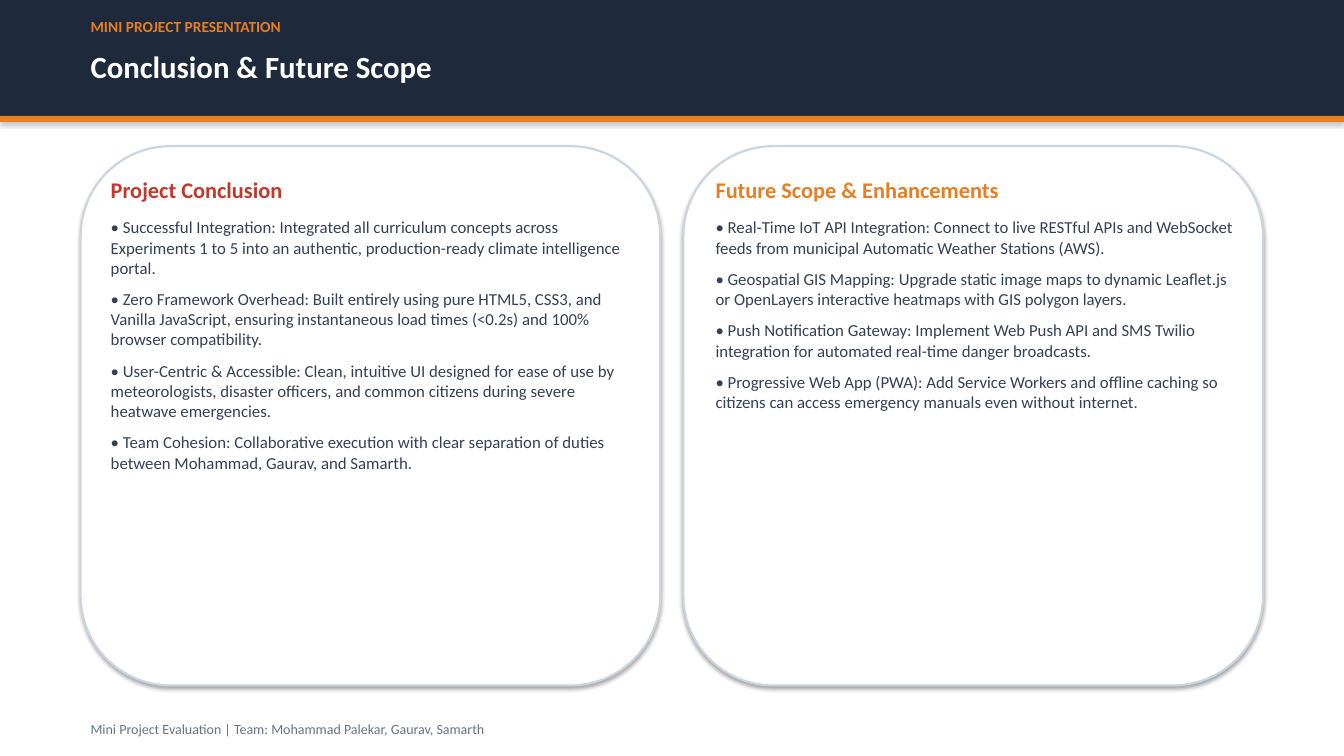
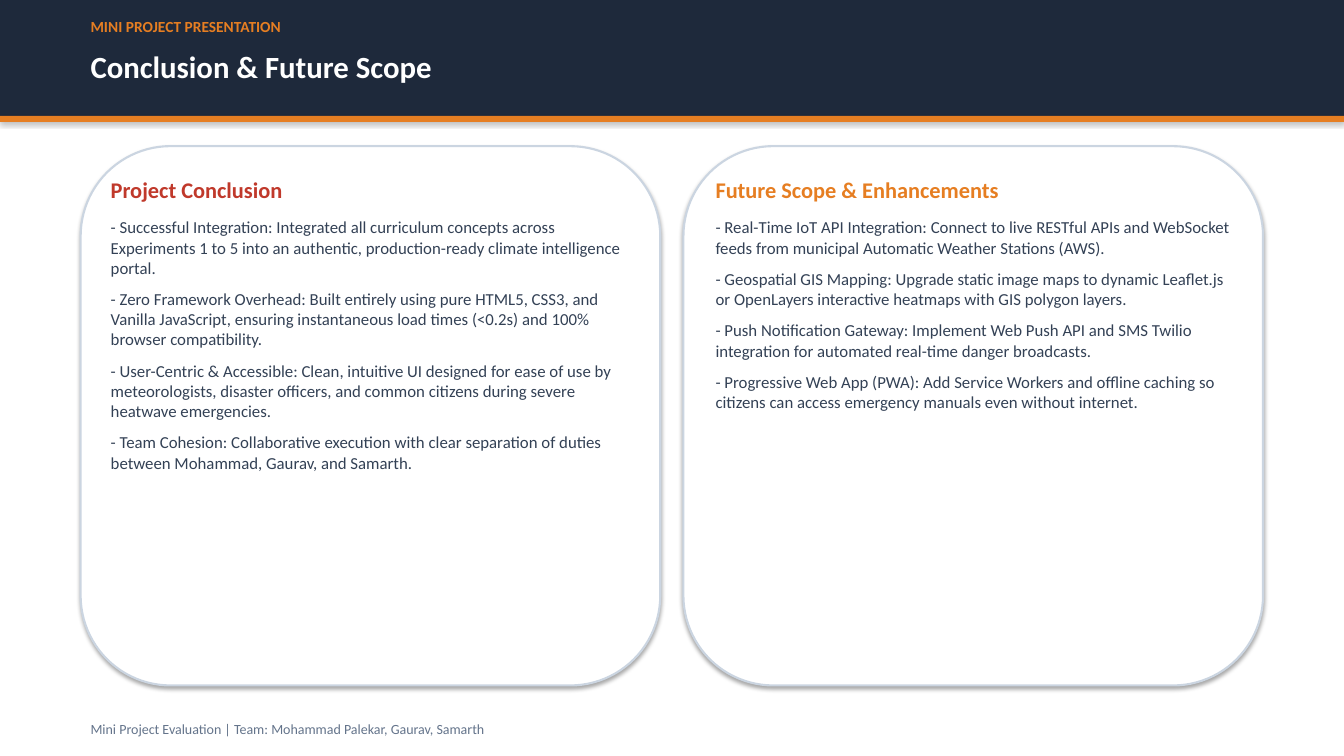
Before and after one commit to mpal3kar/heatwave-intelligence-C1, a slide deck: slide 12 of Heatwave_MiniProject_Presentation.pptx. Drawn at 1344x756 pixels with LibreOffice and Linux fonts; fonts in the diff are those of the drawing. Boxes give left, top, right and bottom in pixels: in the first picture for what was removed or moved away, otherwise in the second. Text is boxed around its words. In the diff, an @@ line names an element or a change of style, - is before the commit and + after.

Commit message:
style: reduce left padding by 80%, remove em dashes and clean student wording

```diff
--- a/Heatwave_MiniProject_Presentation.pptx
+++ b/Heatwave_MiniProject_Presentation.pptx
@@ text at (111,221,620,471): text changed @@
-• Successful Integration: Integrated all curriculum concepts across Experiments 1 to 5 into an authentic, production-ready climate intelligence portal.
-• Zero Framework Overhead: Built entirely using pure HTML5, CSS3, and Vanilla JavaScript, ensuring instantaneous load times (<0.2s) and 100% browser compatibility.
-• User-Centric & Accessible: Clean, intuitive UI designed for ease of use by meteorologists, disaster officers, and common citizens during severe heatwave emergencies.
-• Team Cohesion: Collaborative execution with clear separation of duties between Mohammad, Gaurav, and Samarth.
+- Successful Integration: Integrated all curriculum concepts across Experiments 1 to 5 into an authentic, production-ready climate intelligence portal.
+- Zero Framework Overhead: Built entirely using pure HTML5, CSS3, and Vanilla JavaScript, ensuring instantaneous load times (<0.2s) and 100% browser compatibility.
+- User-Centric & Accessible: Clean, intuitive UI designed for ease of use by meteorologists, disaster officers, and common citizens during severe heatwave emergencies.
+- Team Cohesion: Collaborative execution with clear separation of duties between Mohammad, Gaurav, and Samarth.
@@ text at (716,221,1229,411): text changed @@
-• Real-Time IoT API Integration: Connect to live RESTful APIs and WebSocket feeds from municipal Automatic Weather Stations (AWS).
-• Geospatial GIS Mapping: Upgrade static image maps to dynamic Leaflet.js or OpenLayers interactive heatmaps with GIS polygon layers.
-• Push Notification Gateway: Implement Web Push API and SMS Twilio integration for automated real-time danger broadcasts.
-• Progressive Web App (PWA): Add Service Workers and offline caching so citizens can access emergency manuals even without internet.
+- Real-Time IoT API Integration: Connect to live RESTful APIs and WebSocket feeds from municipal Automatic Weather Stations (AWS).
+- Geospatial GIS Mapping: Upgrade static image maps to dynamic Leaflet.js or OpenLayers interactive heatmaps with GIS polygon layers.
+- Push Notification Gateway: Implement Web Push API and SMS Twilio integration for automated real-time danger broadcasts.
+- Progressive Web App (PWA): Add Service Workers and offline caching so citizens can access emergency manuals even without internet.
```
Also in this commit, not shown: 7 other slides changed, 20 other files.
